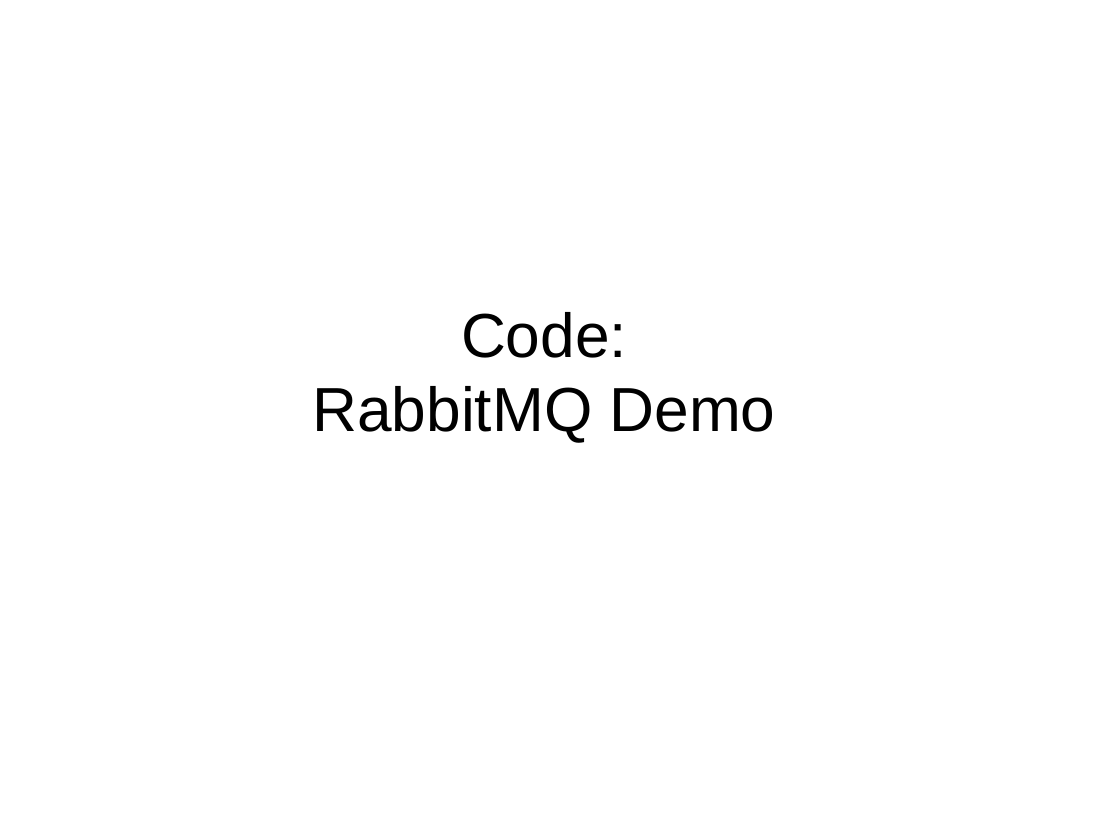
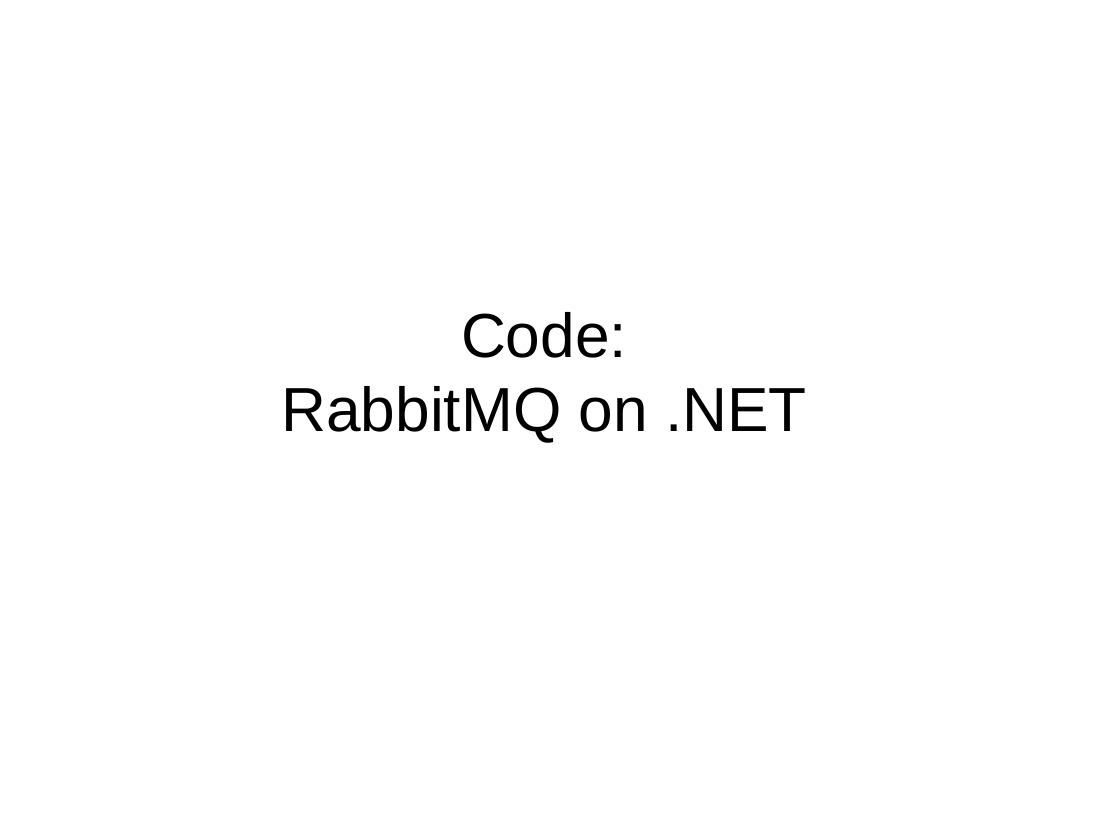
Before and after one commit to mgroves/RabbitEasyNetQ, a slide deck: slide 7 of slides.pptx. Drawn at 1120x840 pixels with LibreOffice and Linux fonts; fonts in the diff are those of the drawing; background and template pictures are left out. Boxes give left, top, right and bottom in pixels: in the first picture for what was removed or moved away, otherwise in the second. Text is boxed around its words. In the diff, an @@ line names an element or a change of style, - is before the commit and + after.

```diff
--- a/slides.pptx
+++ b/slides.pptx
@@ text "Code:": place and size @@
-text "Code:" at (312, 312, 776, 442)
+text "Code:" at (281, 312, 806, 442)
@@ text at (281, 386, 806, 442): text changed @@
-RabbitMQ Demo
+RabbitMQ on .NET
```
Also in this commit, not shown: 1 other slide changed, 4 other files.
